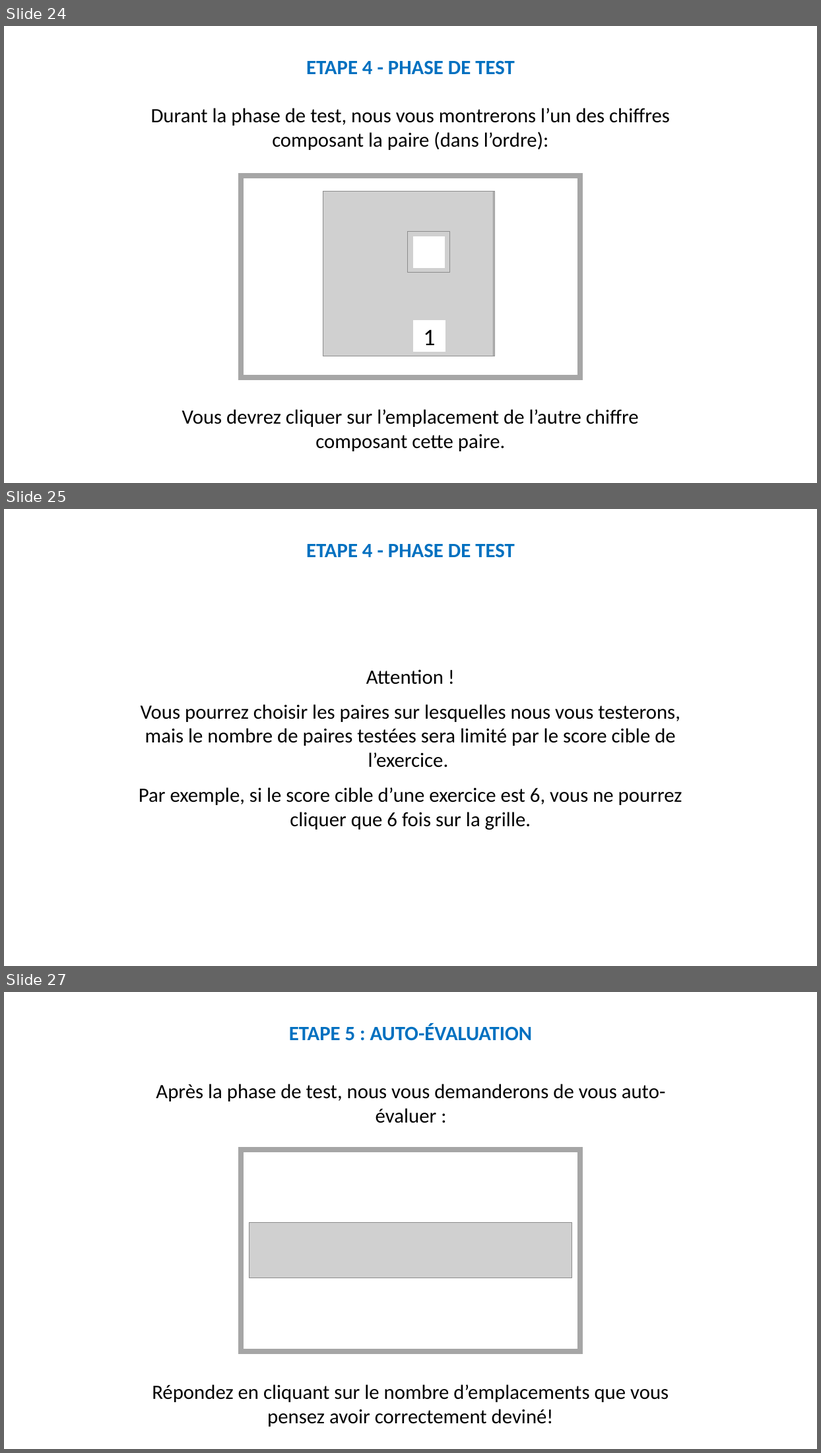
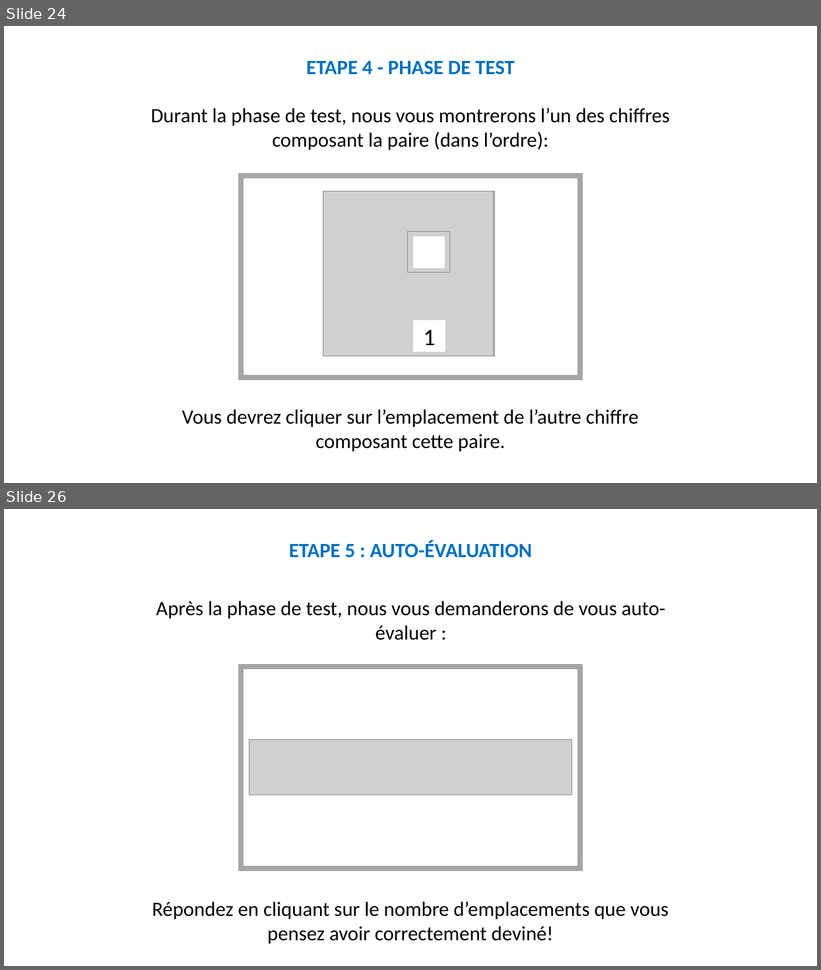
Before and after one commit to MBB-team/Online_Testing, a slide deck: src/SE_glioma/Stimuli/Instructions_new_patient.pptx. Shown one above the other, each under a label of ours: slides 24, 25 and 27 before the commit, slides 24 and 26 after it; the slides between them are not shown. The pictures are 821x1453 and 821x970 pixels, drawn with LibreOffice and Linux fonts; fonts in the diff are those of the drawing; grey boxes stand for pictures. Boxes give left, top, right and bottom in pixels: in the first picture for what was removed or moved away, otherwise in the second. Text is boxed around its words. In the diff, an @@ line names an element or a change of style, - is before the commit and + after.

```diff
--- a/src/SE_glioma/Stimuli/Instructions_new_patient.pptx
+++ b/src/SE_glioma/Stimuli/Instructions_new_patient.pptx
@@ slide 25 removed at (4, 509, 817, 966), background #FFFFFF @@
@@ text removed at (306, 543, 514, 558) @@
-ETAPE 4 - PHASE DE TEST
@@ text removed at (139, 669, 682, 830) @@
-Attention !
-Vous pourrez choisir les paires sur lesquelles nous vous testerons, mais le nombre de paires testées sera limité par le score cible de l’exercice.
-Par exemple, si le score cible d’une exercice est 6, vous ne pourrez cliquer que 6 fois sur la grille.
@@ what was slide 27 is now slide 26 @@
```
Also in this commit, not shown: 7 slides changed, 34 other files.
